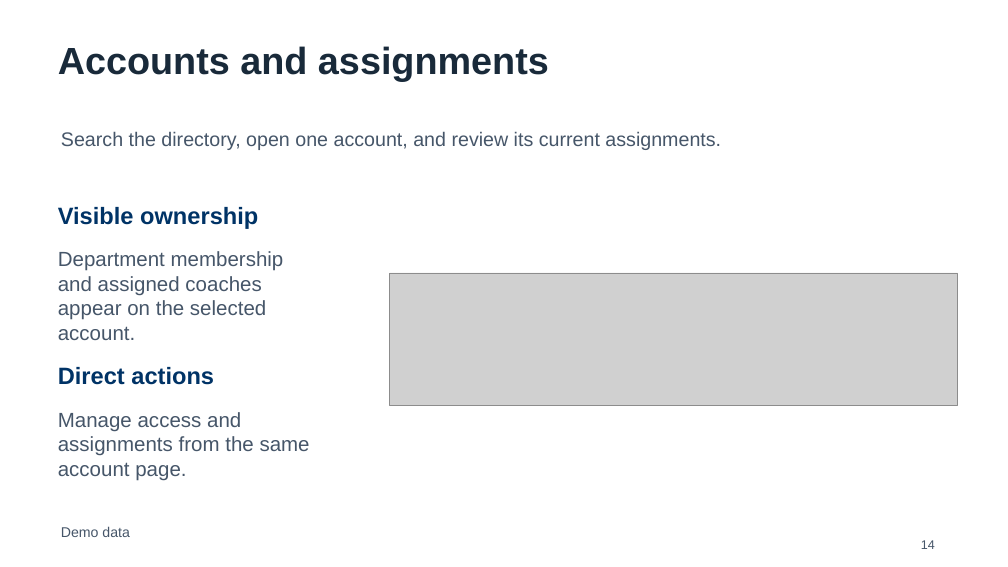
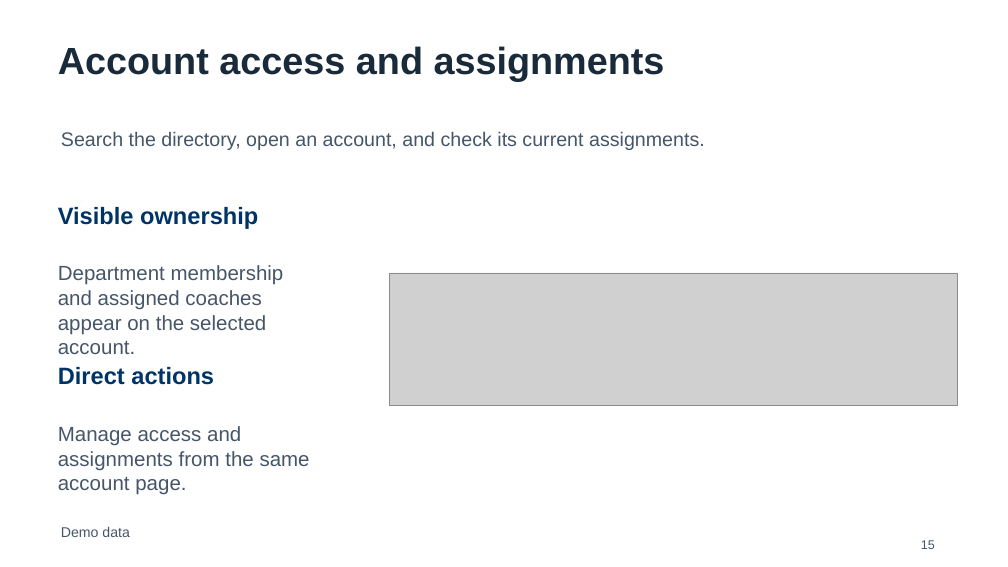
Before and after one commit to bodangren/ra-math-advantage, a slide deck: slide 15 of outputs/danielson-slt_20260907/output/HDKWA-Danielson-SLT-Feature-Review-Final.pptx (slide 14 before the commit). Drawn at 1008x567 pixels with LibreOffice and Linux fonts; fonts in the diff are those of the drawing; grey boxes stand for pictures. Boxes give left, top, right and bottom in pixels: in the first picture for what was removed or moved away, otherwise in the second. Text is boxed around its words. In the diff, an @@ line names an element or a change of style, - is before the commit and + after.

Commit message:
docs(danielson): rewrite SLT deck for school review

```diff
--- a/outputs/danielson-slt_20260907/output/HDKWA-Danielson-SLT-Feature-Review-Final.pptx
+++ b/outputs/danielson-slt_20260907/output/HDKWA-Danielson-SLT-Feature-Review-Final.pptx
@@ text at [58, 46, 665, 81]: text changed @@
-Accounts and assignments
+Account access and assignments
@@ text at [61, 131, 705, 150]: text changed @@
-Search the directory, open one account, and review its current assignments.
+Search the directory, open an account, and check its current assignments.
@@ text "Department membership and assigned coaches ...": place and size @@
-text "Department membership and assigned coaches ..." at [58, 251, 284, 340]
+text "Department membership and assigned coaches ..." at [58, 265, 284, 354]
@@ text "Manage access and assignments from ...": place and size @@
-text "Manage access and assignments from ..." at [58, 412, 310, 481]
+text "Manage access and assignments from ..." at [58, 426, 310, 495]
@@ text at [921, 540, 935, 549]: text changed @@
-14
+15
```
Also in this commit, not shown: 15 other slides changed, 2 slides added, 1 slide removed.
